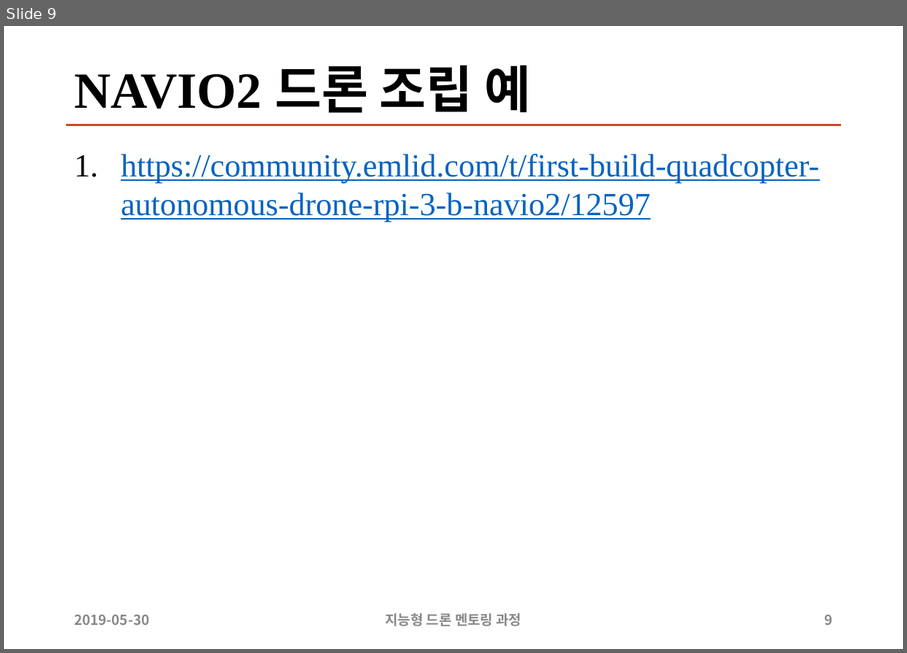
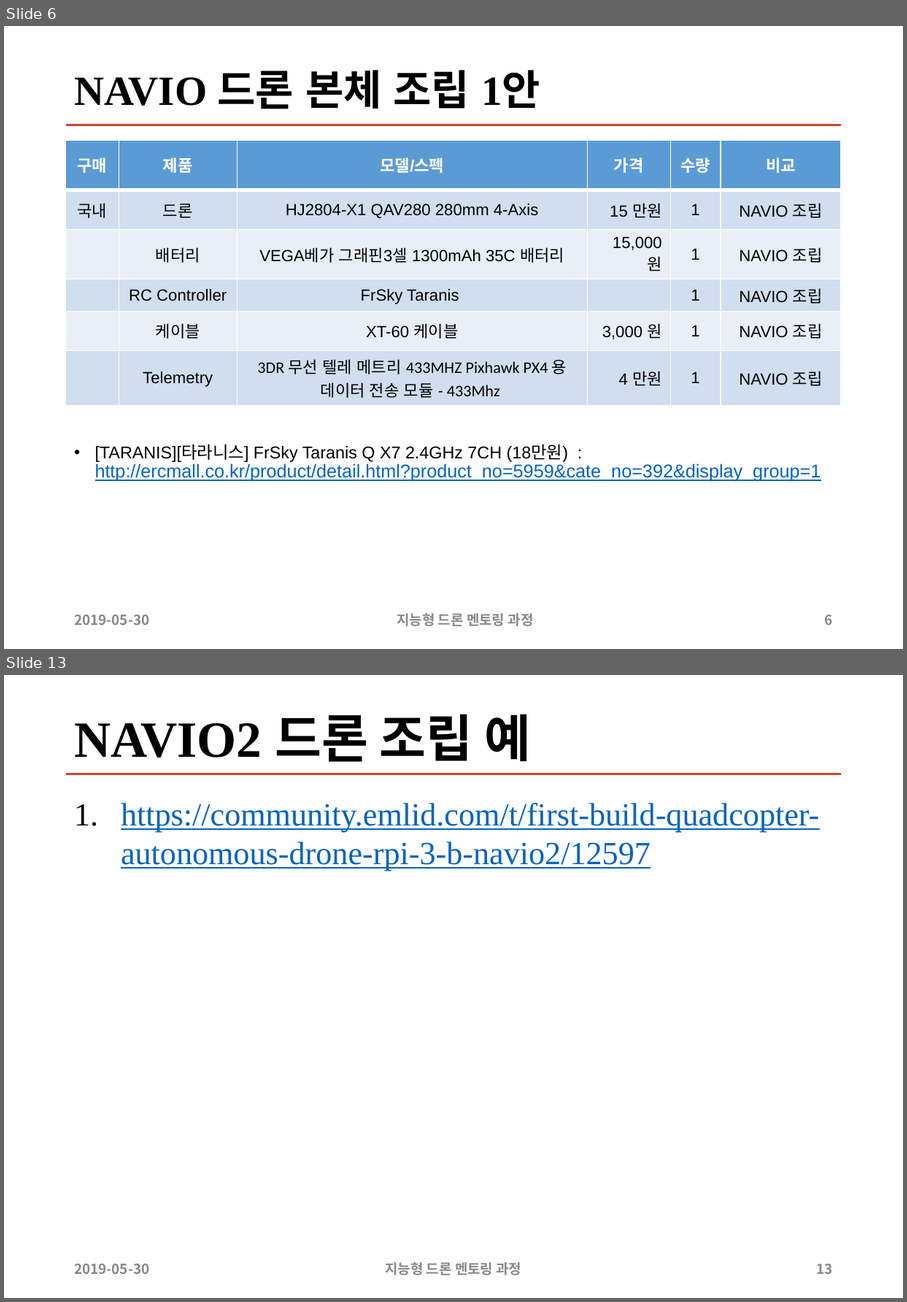
Before and after one commit to sunabove/autopilot_doc, a slide deck: 120 구매/100 OLD/108 2차 지능형 드론 멘토링 HW 구매 목록 19년 6월 V1.1.pptx. Shown one above the other, each under a label of ours: slide 9 before the commit, slides 6 and 13 after it; the slides between them are not shown. The pictures are 907x653 and 907x1302 pixels, drawn with LibreOffice and Linux fonts; fonts in the diff are those of the drawing. Boxes give left, top, right and bottom in pixels: in the first picture for what was removed or moved away, otherwise in the second. Text is boxed around its words. In the diff, an @@ line names an element or a change of style, - is before the commit and + after.

```diff
--- a/120 구매/100 OLD/108 2차 지능형 드론 멘토링 HW 구매 목록 19년 6월 V1.1.pptx
+++ b/120 구매/100 OLD/108 2차 지능형 드론 멘토링 HW 구매 목록 19년 6월 V1.1.pptx
@@ slide 6 added at [4, 26, 903, 649], background #FFFFFF; not listed: 1 template element that a slide beside it also shows @@
@@ title added at [74, 70, 541, 109], 36 pt, text #000000, bold @@
+NAVIO 드론 본체 조립 1안
@@ table added at [65, 140, 842, 400], 6 rows, 6 columns @@
+구매 | 제품 | 모델/스펙 | 가격 | 수량 | 비교
+국내 | 드론 | HJ2804-X1 QAV280 280mm 4-Axis | 15 만원 | 1 | NAVIO 조립
+ | 배터리 | VEGA베가 그래핀3셀 1300mAh 35C 배터리 | 15,000원 | 1 | NAVIO 조립
+ | RC Controller | FrSky Taranis |  | 1 | NAVIO 조립
+ | 케이블 | XT-60 케이블 | 3,000 원 | 1 | NAVIO 조립
+ | Telemetry | 3DR 무선 텔레 메트리 433MHZ Pixhawk PX4 용 데이터 전송 모듈 - 433Mhz | 4 만원 | 1 | NAVIO 조립
@@ text added at [95, 444, 822, 482], 16 pt, text #0563C1, underline @@
+• [TARANIS][타라니스] FrSky Taranis Q X7 2.4GHz 7CH (18만원) : http://ercmall.co.kr/product/detail.html?product_no=5959&cate_no=392&display_group=1
@@ text added at [74, 614, 149, 625], 12 pt, text #888888, bold @@
+2019-05-30
@@ text added at [397, 613, 534, 626], 12 pt, text #888888, bold @@
+지능형 드론 멘토링 과정
@@ page number added at [825, 614, 833, 625], 12 pt, text #888888, bold @@
+6
@@ what was slide 9 is now slide 13 @@
@@ page number at [816, 1263, 833, 1274]: text changed @@
-9
+13
```
Also in this commit, not shown: 3 slides changed, 3 other slides added, 3 other files.
